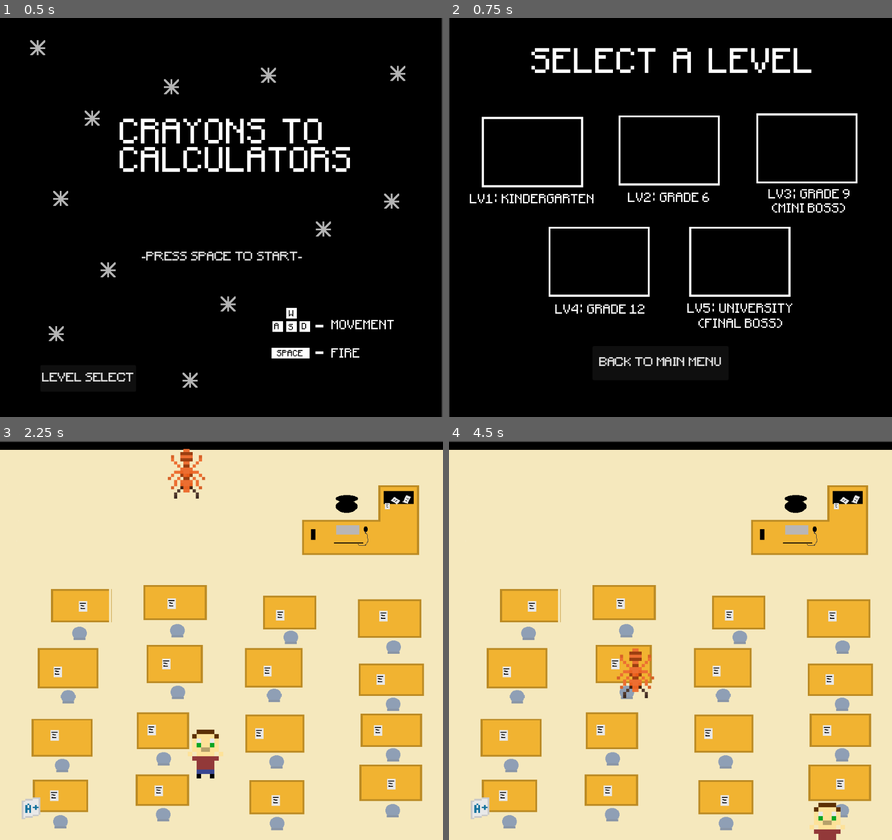
Above: before the commit, frames 1-4 (two rows, left to right).
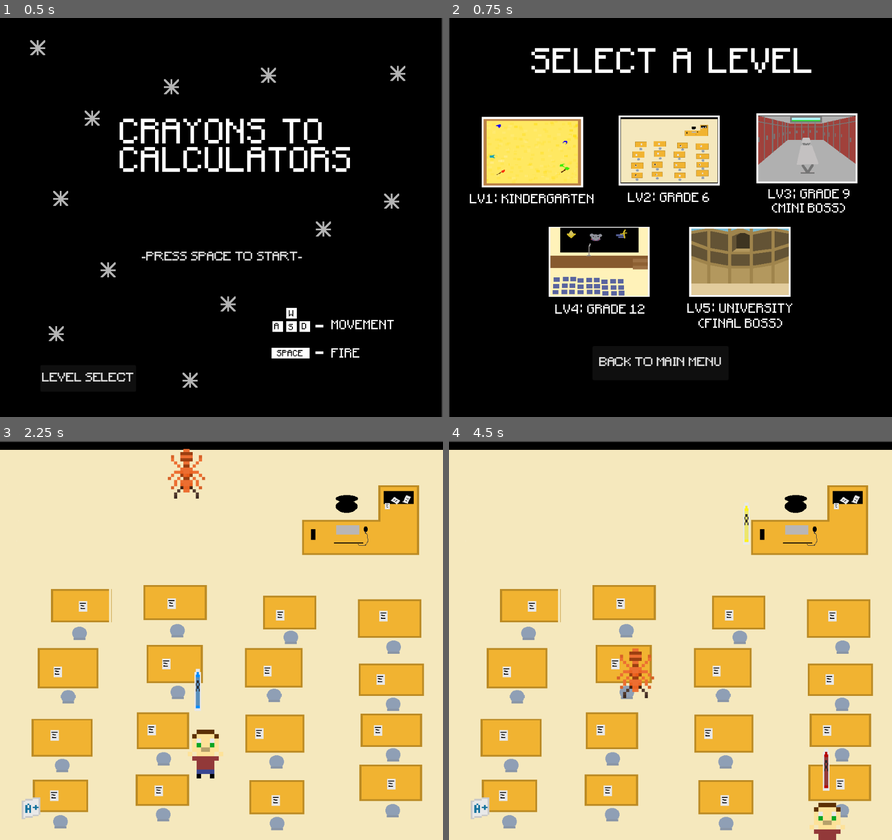
Above: after the commit, the same moments.

Repository: nsriv531/social-rejects-destinking
Game: Godot game, scene res://scenes/main_menu.tscn
The game is run twice, just before and just after one commit, with the same random seed, the same clock (stepped at 60 frames per second) and the same inputs.
Inputs (mouse positions are in pixels of both pictures, inside the frame that each line leads up to):
- Up to frame 1 (0.5 s): no input
- Up to frame 2 (0.75 s): click "LEVEL SELECT" at 0.5 s
- Up to frame 3 (2.25 s): click (221, 580) at 1.25 s; hold Right (right) from 2.03 s (still down); tap Space (shoot) at 2.1 s
- Up to frame 4 (4.5 s): release Right (right) at 2.78 s; hold S (down) 2.78-3.53 s; tap Space (shoot) at 2.85, 3.6, 4.35 s; hold Right (right) 3.53-4.28 s; hold W (up) from 4.28 s (still down)

Frame 1 is identical in both runs. In frame 2, 17% of the frame differs, in the area x 7-92%, y 24-70%; in frame 3, 0.2%; in frame 4, 0.3%.

Commit message:
signs for levels

Diff:
--- a/scenes/L_2.tscn
+++ b/scenes/L_2.tscn
@@ -9,7 +9,7 @@
 [node name="L2" type="Node2D"]
 script = ExtResource("1_u38n4")
 
-[node name="grade6_backround" type="Sprite2D" parent="."]
+[node name="g6_backround" type="Sprite2D" parent="."]
 light_mask = 0
 position = Vector2(503, 451)
 scale = Vector2(1.1045, 0.997222)
@@ -23,11 +23,35 @@
 [node name="Enemy" parent="." instance=ExtResource("4_1qvpp")]
 position = Vector2(421, -109)
 
-[node name="Marker2D" type="Marker2D" parent="."]
-position = Vector2(717, -53)
+[node name="Marker2D_1" type="Marker2D" parent="."]
+position = Vector2(70, -52)
 
-[node name="Marker2D2" type="Marker2D" parent="."]
-position = Vector2(907, -52)
+[node name="Marker2D_2" type="Marker2D" parent="."]
+position = Vector2(168, -53)
+
+[node name="Marker2D_3" type="Marker2D" parent="."]
+position = Vector2(260, -55)
+
+[node name="Marker2D_4" type="Marker2D" parent="."]
+position = Vector2(349, -48)
+
+[node name="Marker2D_5" type="Marker2D" parent="."]
+position = Vector2(447, -49)
+
+[node name="Marker2D_6" type="Marker2D" parent="."]
+position = Vector2(539, -51)
+
+[node name="Marker2D_7" type="Marker2D" parent="."]
+position = Vector2(619, -51)
+
+[node name="Marker2D_8" type="Marker2D" parent="."]
+position = Vector2(717, -52)
+
+[node name="Marker2D_9" type="Marker2D" parent="."]
+position = Vector2(809, -54)
+
+[node name="Marker2D_10" type="Marker2D" parent="."]
+position = Vector2(911, -50)
 
 [node name="Timer" type="Timer" parent="."]
 wait_time = 3.5
@@ -40,5 +64,6 @@
 [node name="Health1" parent="." instance=ExtResource("5_a82aw")]
 position = Vector2(-142, 604)
 
-[connection signal="timeout" from="Timer" to="." method="_on_timer_timeout" flags=18]
-[connection signal="timeout" from="Timer2" to="." method="_on_timer_timeout" flags=18]
+[connection signal="spawn_crayon" from="Player" to="." method="_on_player_spawn_crayon"]
+[connection signal="timeout" from="Timer" to="." method="_on_timer_timeout"]
+[connection signal="timeout" from="Timer2" to="." method="_on_timer_timeout"]
--- a/scenes/L_3.tscn
+++ b/scenes/L_3.tscn
@@ -9,7 +9,7 @@
 [node name="L3" type="Node2D"]
 script = ExtResource("1_qe86s")
 
-[node name="grade6_background" type="Sprite2D" parent="."]
+[node name="g9_backround" type="Sprite2D" parent="."]
 light_mask = 0
 position = Vector2(503, 451)
 scale = Vector2(1.1045, 0.997222)
@@ -23,11 +23,35 @@
 [node name="Enemy" parent="." instance=ExtResource("4_aec68")]
 position = Vector2(421, -109)
 
-[node name="Marker2D" type="Marker2D" parent="."]
-position = Vector2(717, -53)
+[node name="Marker2D_1" type="Marker2D" parent="."]
+position = Vector2(70, -52)
 
-[node name="Marker2D2" type="Marker2D" parent="."]
-position = Vector2(907, -52)
+[node name="Marker2D_2" type="Marker2D" parent="."]
+position = Vector2(168, -53)
+
+[node name="Marker2D_3" type="Marker2D" parent="."]
+position = Vector2(260, -55)
+
+[node name="Marker2D_4" type="Marker2D" parent="."]
+position = Vector2(349, -48)
+
+[node name="Marker2D_5" type="Marker2D" parent="."]
+position = Vector2(447, -49)
+
+[node name="Marker2D_6" type="Marker2D" parent="."]
+position = Vector2(539, -51)
+
+[node name="Marker2D_7" type="Marker2D" parent="."]
+position = Vector2(619, -51)
+
+[node name="Marker2D_8" type="Marker2D" parent="."]
+position = Vector2(717, -52)
+
+[node name="Marker2D_9" type="Marker2D" parent="."]
+position = Vector2(809, -54)
+
+[node name="Marker2D_10" type="Marker2D" parent="."]
+position = Vector2(911, -50)
 
 [node name="Timer" type="Timer" parent="."]
 wait_time = 3.5
@@ -40,5 +64,6 @@
 [node name="Health1" parent="." instance=ExtResource("5_ddlgy")]
 position = Vector2(-142, 604)
 
-[connection signal="timeout" from="Timer" to="." method="_on_timer_timeout" flags=18]
-[connection signal="timeout" from="Timer2" to="." method="_on_timer_timeout" flags=18]
+[connection signal="spawn_crayon" from="Player" to="." method="_on_player_spawn_crayon"]
+[connection signal="timeout" from="Timer" to="." method="_on_timer_timeout"]
+[connection signal="timeout" from="Timer2" to="." method="_on_timer_timeout"]
--- a/scenes/L_4.tscn
+++ b/scenes/L_4.tscn
@@ -9,7 +9,7 @@
 [node name="L4" type="Node2D"]
 script = ExtResource("1_t1g7y")
 
-[node name="grade12_background" type="Sprite2D" parent="."]
+[node name="g12_backround" type="Sprite2D" parent="."]
 light_mask = 0
 position = Vector2(503, 451)
 scale = Vector2(1.1045, 0.997222)
@@ -23,11 +23,35 @@
 [node name="Enemy" parent="." instance=ExtResource("4_n6clj")]
 position = Vector2(421, -109)
 
-[node name="Marker2D" type="Marker2D" parent="."]
-position = Vector2(717, -53)
+[node name="Marker2D_1" type="Marker2D" parent="."]
+position = Vector2(70, -52)
 
-[node name="Marker2D2" type="Marker2D" parent="."]
-position = Vector2(907, -52)
+[node name="Marker2D_2" type="Marker2D" parent="."]
+position = Vector2(168, -53)
+
+[node name="Marker2D_3" type="Marker2D" parent="."]
+position = Vector2(260, -55)
+
+[node name="Marker2D_4" type="Marker2D" parent="."]
+position = Vector2(349, -48)
+
+[node name="Marker2D_5" type="Marker2D" parent="."]
+position = Vector2(447, -49)
+
+[node name="Marker2D_6" type="Marker2D" parent="."]
+position = Vector2(539, -51)
+
+[node name="Marker2D_7" type="Marker2D" parent="."]
+position = Vector2(619, -51)
+
+[node name="Marker2D_8" type="Marker2D" parent="."]
+position = Vector2(717, -52)
+
+[node name="Marker2D_9" type="Marker2D" parent="."]
+position = Vector2(809, -54)
+
+[node name="Marker2D_10" type="Marker2D" parent="."]
+position = Vector2(911, -50)
 
 [node name="Timer" type="Timer" parent="."]
 wait_time = 3.5
@@ -40,5 +64,6 @@
 [node name="Health1" parent="." instance=ExtResource("5_q71vw")]
 position = Vector2(-142, 604)
 
-[connection signal="timeout" from="Timer" to="." method="_on_timer_timeout" flags=18]
-[connection signal="timeout" from="Timer2" to="." method="_on_timer_timeout" flags=18]
+[connection signal="spawn_crayon" from="Player" to="." method="_on_player_spawn_crayon"]
+[connection signal="timeout" from="Timer" to="." method="_on_timer_timeout"]
+[connection signal="timeout" from="Timer2" to="." method="_on_timer_timeout"]
--- a/scenes/L_5.tscn
+++ b/scenes/L_5.tscn
@@ -9,7 +9,7 @@
 [node name="L5" type="Node2D"]
 script = ExtResource("1_i17pw")
 
-[node name="uni_background" type="Sprite2D" parent="."]
+[node name="uni_backround" type="Sprite2D" parent="."]
 light_mask = 0
 position = Vector2(503, 451)
 scale = Vector2(1.1045, 0.997222)
@@ -23,11 +23,35 @@
 [node name="Enemy" parent="." instance=ExtResource("4_jyjbw")]
 position = Vector2(421, -109)
 
-[node name="Marker2D" type="Marker2D" parent="."]
-position = Vector2(717, -53)
+[node name="Marker2D_1" type="Marker2D" parent="."]
+position = Vector2(70, -52)
 
-[node name="Marker2D2" type="Marker2D" parent="."]
-position = Vector2(907, -52)
+[node name="Marker2D_2" type="Marker2D" parent="."]
+position = Vector2(168, -53)
+
+[node name="Marker2D_3" type="Marker2D" parent="."]
+position = Vector2(260, -55)
+
+[node name="Marker2D_4" type="Marker2D" parent="."]
+position = Vector2(349, -48)
+
+[node name="Marker2D_5" type="Marker2D" parent="."]
+position = Vector2(447, -49)
+
+[node name="Marker2D_6" type="Marker2D" parent="."]
+position = Vector2(539, -51)
+
+[node name="Marker2D_7" type="Marker2D" parent="."]
+position = Vector2(619, -51)
+
+[node name="Marker2D_8" type="Marker2D" parent="."]
+position = Vector2(717, -52)
+
+[node name="Marker2D_9" type="Marker2D" parent="."]
+position = Vector2(809, -54)
+
+[node name="Marker2D_10" type="Marker2D" parent="."]
+position = Vector2(911, -50)
 
 [node name="Timer" type="Timer" parent="."]
 wait_time = 3.5
@@ -40,5 +64,6 @@
 [node name="Health1" parent="." instance=ExtResource("5_8g6lh")]
 position = Vector2(-142, 604)
 
-[connection signal="timeout" from="Timer" to="." method="_on_timer_timeout" flags=18]
-[connection signal="timeout" from="Timer2" to="." method="_on_timer_timeout" flags=18]
+[connection signal="spawn_crayon" from="Player" to="." method="_on_player_spawn_crayon"]
+[connection signal="timeout" from="Timer" to="." method="_on_timer_timeout"]
+[connection signal="timeout" from="Timer2" to="." method="_on_timer_timeout"]
--- a/scenes/level_select.tscn
+++ b/scenes/level_select.tscn
@@ -1,8 +1,13 @@
-[gd_scene load_steps=4 format=3 uid="uid://gytlkk1u2ghw"]
+[gd_scene load_steps=9 format=3 uid="uid://gytlkk1u2ghw"]
 
 [ext_resource type="Script" path="res://scripts/level_select.gd" id="1_yxgqk"]
+[ext_resource type="Texture2D" uid="uid://brboer6j2ukb2" path="res://sprites/sandbox.png" id="2_g82o3"]
 [ext_resource type="Texture2D" uid="uid://cd1o8ypj0xqmc" path="res://sprites/level_select.png" id="2_u3yah"]
 [ext_resource type="FontFile" uid="uid://enutowvvlbei" path="res://sprites/Pixel_font.ttf" id="3_kaet2"]
+[ext_resource type="Texture2D" uid="uid://dd3al24fmw6gj" path="res://sprites/g6level.png" id="3_qtmk6"]
+[ext_resource type="Texture2D" uid="uid://ct5tpc2osrk6y" path="res://sprites/g9level.png" id="4_hrlkl"]
+[ext_resource type="Texture2D" uid="uid://d2amre3ti587u" path="res://sprites/g12level.png" id="5_50bip"]
+[ext_resource type="Texture2D" uid="uid://4dxe6377gvtr" path="res://sprites/unilevel.png" id="6_to44l"]
 
 [node name="level_select" type="Control"]
 layout_mode = 3
@@ -12,6 +17,41 @@
 grow_horizontal = 2
 grow_vertical = 2
 script = ExtResource("1_yxgqk")
+
+[node name="Sandbox" type="Sprite2D" parent="."]
+z_index = 10
+position = Vector2(188, 303)
+scale = Vector2(0.244196, 0.167018)
+texture = ExtResource("2_g82o3")
+metadata/_edit_lock_ = true
+
+[node name="G6Level" type="Sprite2D" parent="."]
+z_index = 10
+position = Vector2(497, 298)
+scale = Vector2(0.218831, 0.161887)
+texture = ExtResource("3_qtmk6")
+metadata/_edit_lock_ = true
+
+[node name="G9Level" type="Sprite2D" parent="."]
+z_index = 10
+position = Vector2(808, 295)
+scale = Vector2(0.220553, 0.16515)
+texture = ExtResource("4_hrlkl")
+metadata/_edit_lock_ = true
+
+[node name="G12Level" type="Sprite2D" parent="."]
+z_index = 10
+position = Vector2(339, 550)
+scale = Vector2(0.220634, 0.171631)
+texture = ExtResource("5_50bip")
+metadata/_edit_lock_ = true
+
+[node name="Unilevel" type="Sprite2D" parent="."]
+z_index = 10
+position = Vector2(657, 550)
+scale = Vector2(0.219687, 0.167331)
+texture = ExtResource("6_to44l")
+metadata/_edit_lock_ = true
 
 [node name="LevelSelect" type="Sprite2D" parent="."]
 z_index = 1
--- a/scripts/Crayon.gd
+++ b/scripts/Crayon.gd
@@ -14,7 +14,6 @@
 func pickColor():
 	rng.randomize()
 	var number = rng.randi_range(1,7)
-	print(number)
 	if number == 1:
 		crayon.play("blue_crayon")
 	elif number == 2:
--- a/scripts/player.gd
+++ b/scripts/player.gd
@@ -26,7 +26,7 @@
 func take_damage(damage):
 	hp -= damage
 	if hp <= 0:
-		queue_free()
+		get_tree().quit()
 
 func _on_area_entered(area):
 		if area.is_in_group("enemies"):
Not shown: 1 places in scenes/L_2.tscn that only renumber resources
Not shown: 1 places in scenes/L_3.tscn that only renumber resources
Not shown: 1 places in scenes/L_4.tscn that only renumber resources
Not shown: 1 places in scenes/L_5.tscn that only renumber resources
Not shown: 1 places in scenes/level_select.tscn that only renumber resources
